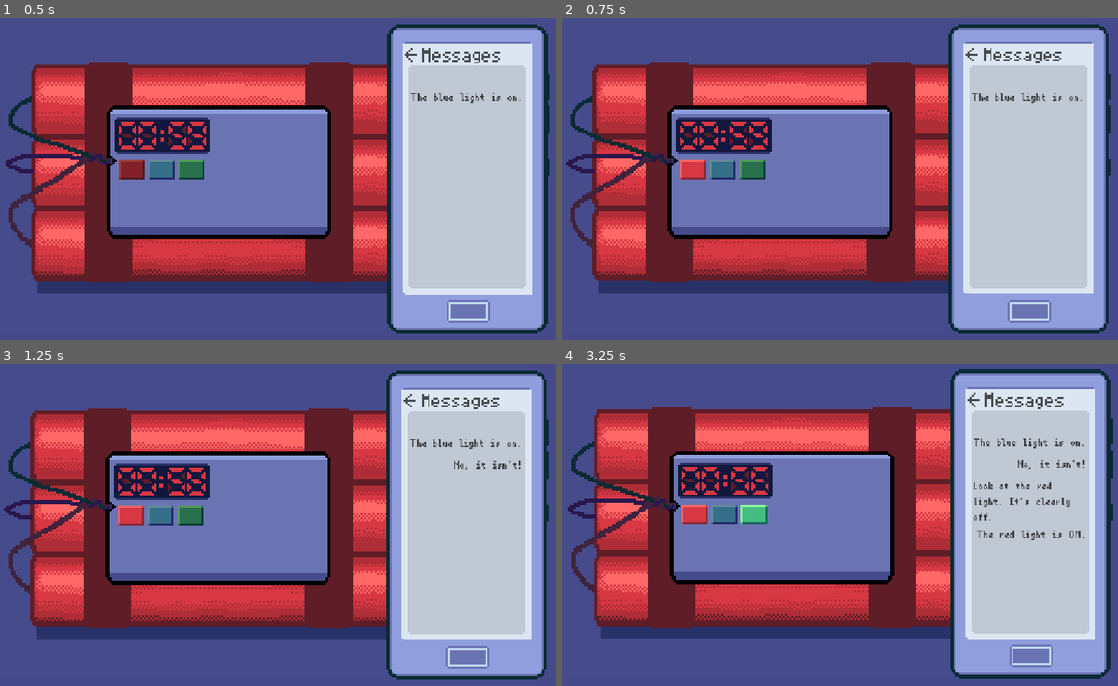
Above: before the commit, frames 1-4 (two rows, left to right).
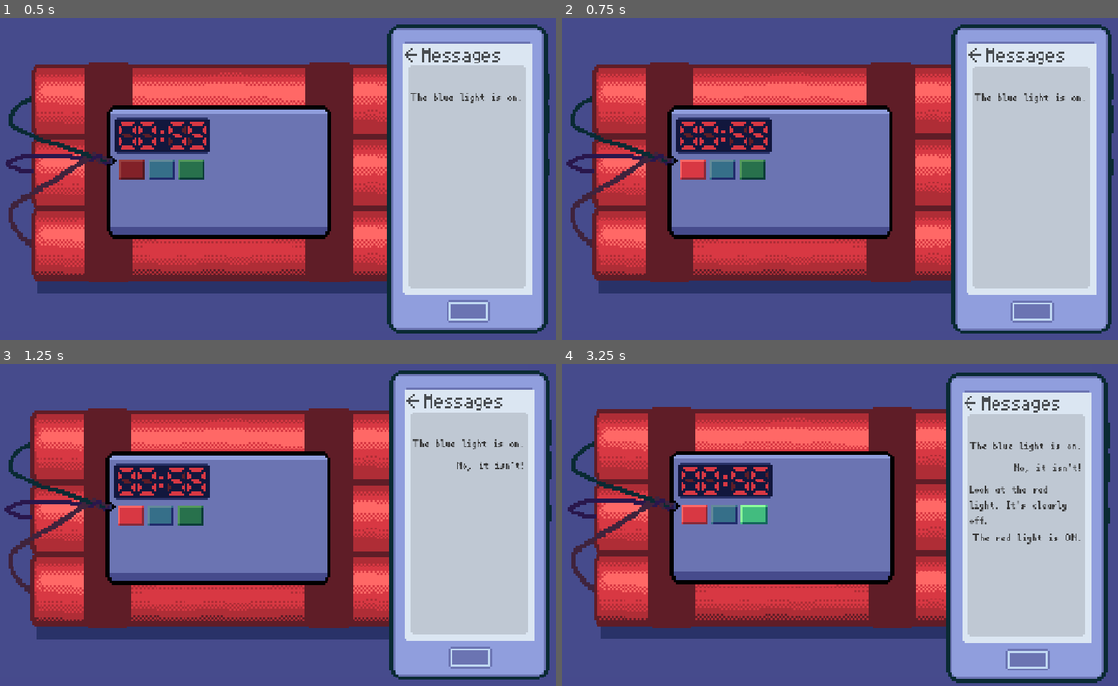
Above: after the commit, the same moments.

Repository: Mr-Excoem/brackeys-jam-2026-2
Game: Godot game, scene res://main.tscn
Two runs of this game, one before a commit and one after it. Both use one fixed random seed, a clock stepped at 60 frames per second and the inputs below.
Inputs (mouse positions are in pixels of both pictures, inside the frame that each line leads up to):
- Up to frame 1 (0.5 s): no input
- Up to frame 2 (0.75 s): click (695, 169) at 0.5 s
- Up to frame 3 (1.25 s): no input
- Up to frame 4 (3.25 s): click (751, 515) at 1.25 s; click (723, 515) at 2 s; tap Enter at 2.75 s; move the mouse to (1029, 421) at 2.77 s; hold Right from 2.78 s (still down); tap Alt at 2.85 s; click (1029, 421) at 2.92 s

Frame 1 is identical in both runs. In frame 2, 5.3% of the frame differs, in the area x 69-100%, y 2-98%; in frame 3, 5.4%; in frame 4, 9.4%, in the area x 69-100%, y 1-100%.

Commit message:
Added a even-more-strange mouse parallax effect for phone

Diff:
--- a/brackeys-2026/main.gd
+++ b/brackeys-2026/main.gd
@@ -38,7 +38,7 @@
 		return
 
 	var message = chat_message_scene.instantiate()
-	$Phone/ChatScroll/ChatMessages.add_child(message)
+	$CanvasLayer/Phone/ChatScroll/ChatMessages.add_child(message)
 
 	message.setup_message(
 		dialogue[dialogue_index]["speaker"],
@@ -48,7 +48,7 @@
 	message.finished_typing.connect(_on_message_finished)
 
 	await get_tree().process_frame
-	$Phone/ChatScroll.scroll_vertical = $Phone/ChatScroll.get_v_scroll_bar().max_value
+	$CanvasLayer/Phone/ChatScroll.scroll_vertical = $CanvasLayer/Phone/ChatScroll.get_v_scroll_bar().max_value
 
 func _on_message_finished():
 	dialogue_index += 1
--- a/brackeys-2026/main.tscn
+++ b/brackeys-2026/main.tscn
@@ -4,6 +4,7 @@
 [ext_resource type="PackedScene" uid="uid://d1fb3rdbutihl" path="res://bomb_scenes/bomb.tscn" id="2_0xm2m"]
 [ext_resource type="Texture2D" uid="uid://8i23lg1ebwxx" path="res://assets/background.png" id="2_h2yge"]
 [ext_resource type="Texture2D" uid="uid://c33bhdin64hgh" path="res://assets/phone_background.png" id="4_1bvp3"]
+[ext_resource type="Script" uid="uid://b6pvup6tf8fmu" path="res://scripts/phone_offset.gd" id="4_272bh"]
 [ext_resource type="Texture2D" uid="uid://c6hehw42vf24x" path="res://assets/phone_border.png" id="5_lquwl"]
 [ext_resource type="PackedScene" uid="uid://b8embku2jpi8" path="res://scenes/ChatMessage.tscn" id="6_7mycd"]
 
@@ -19,18 +20,21 @@
 [node name="Bomb" parent="." unique_id=496275372 instance=ExtResource("2_0xm2m")]
 position = Vector2(460, 311)
 
-[node name="Phone" type="Node2D" parent="." unique_id=312161101]
+[node name="CanvasLayer" type="CanvasLayer" parent="." unique_id=2056061519]
+script = ExtResource("4_272bh")
+
+[node name="Phone" type="Node2D" parent="CanvasLayer" unique_id=312161101]
 position = Vector2(955, 324)
 
-[node name="PhoneScreen" type="Sprite2D" parent="Phone" unique_id=1556806289]
+[node name="PhoneScreen" type="Sprite2D" parent="CanvasLayer/Phone" unique_id=1556806289]
 scale = Vector2(4, 4)
 texture = ExtResource("4_1bvp3")
 
-[node name="PhoneBorder" type="Sprite2D" parent="Phone" unique_id=416484582]
+[node name="PhoneBorder" type="Sprite2D" parent="CanvasLayer/Phone" unique_id=416484582]
 scale = Vector2(4, 4)
 texture = ExtResource("5_lquwl")
 
-[node name="ChatScroll" type="ScrollContainer" parent="Phone" unique_id=1076664663]
+[node name="ChatScroll" type="ScrollContainer" parent="CanvasLayer/Phone" unique_id=1076664663]
 custom_minimum_size = Vector2(228, 440)
 offset_left = -114.0
 offset_top = -224.0
@@ -39,9 +43,9 @@
 horizontal_scroll_mode = 0
 vertical_scroll_mode = 3
 
-[node name="ChatMessages" type="VBoxContainer" parent="Phone/ChatScroll" unique_id=1784019997]
+[node name="ChatMessages" type="VBoxContainer" parent="CanvasLayer/Phone/ChatScroll" unique_id=1784019997]
 custom_minimum_size = Vector2(228, 50)
 layout_mode = 2
 
-[node name="ChatMessage" parent="Phone/ChatScroll/ChatMessages" unique_id=147617668 instance=ExtResource("6_7mycd")]
+[node name="ChatMessage" parent="CanvasLayer/Phone/ChatScroll/ChatMessages" unique_id=147617668 instance=ExtResource("6_7mycd")]
 layout_mode = 2
--- /dev/null
+++ b/brackeys-2026/scripts/phone_offset.gd
@@ -0,0 +1,7 @@
+extends CanvasLayer
+
+# Called every frame. 'delta' is the elapsed time since the previous frame.
+func _process(_delta: float) -> void:
+	if BombTimer.is_bomb_solved:
+		return
+	offset = -MouseParallax.relative_position*8
Not shown, added: brackeys-2026/scripts/phone_offset.gd.uid
